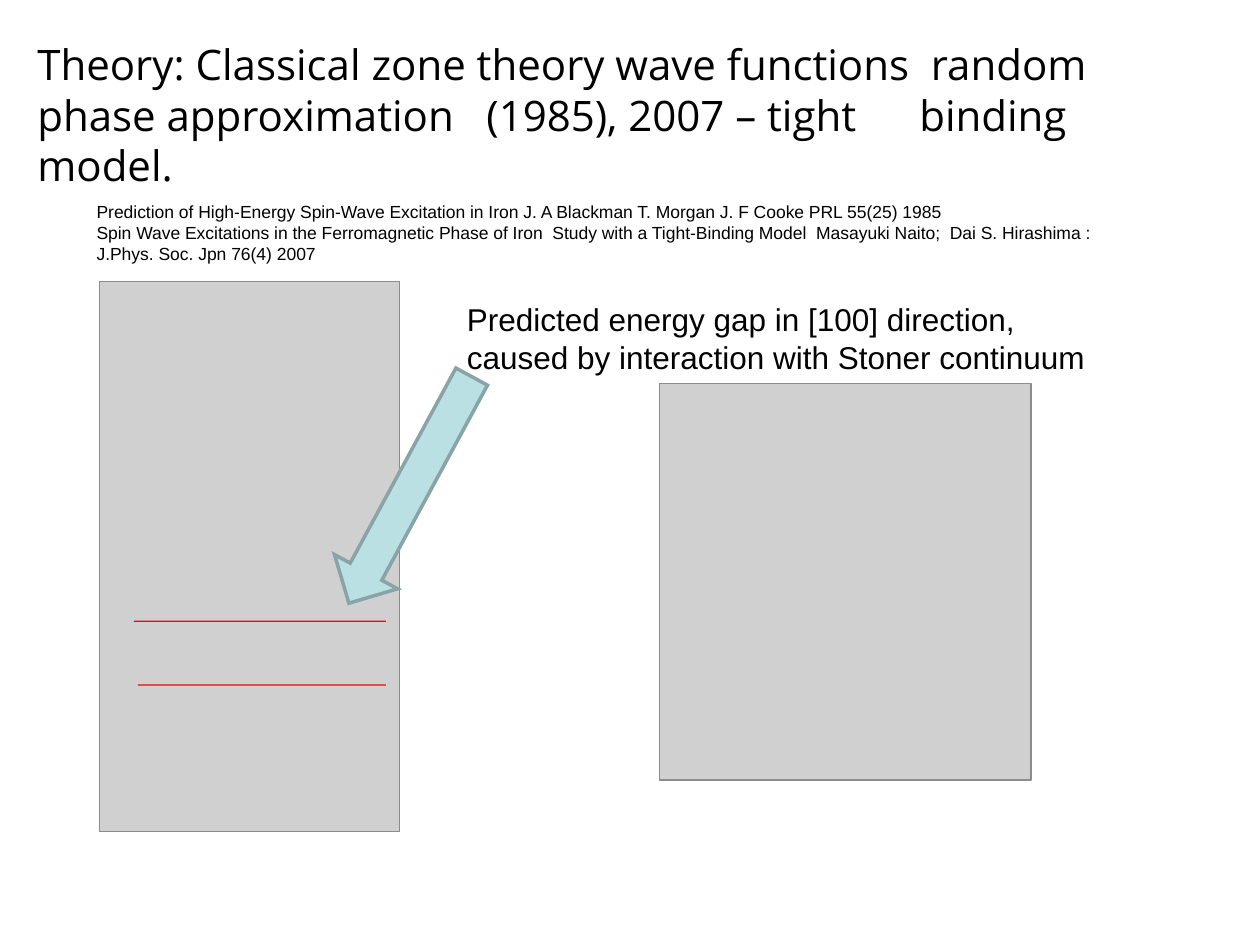
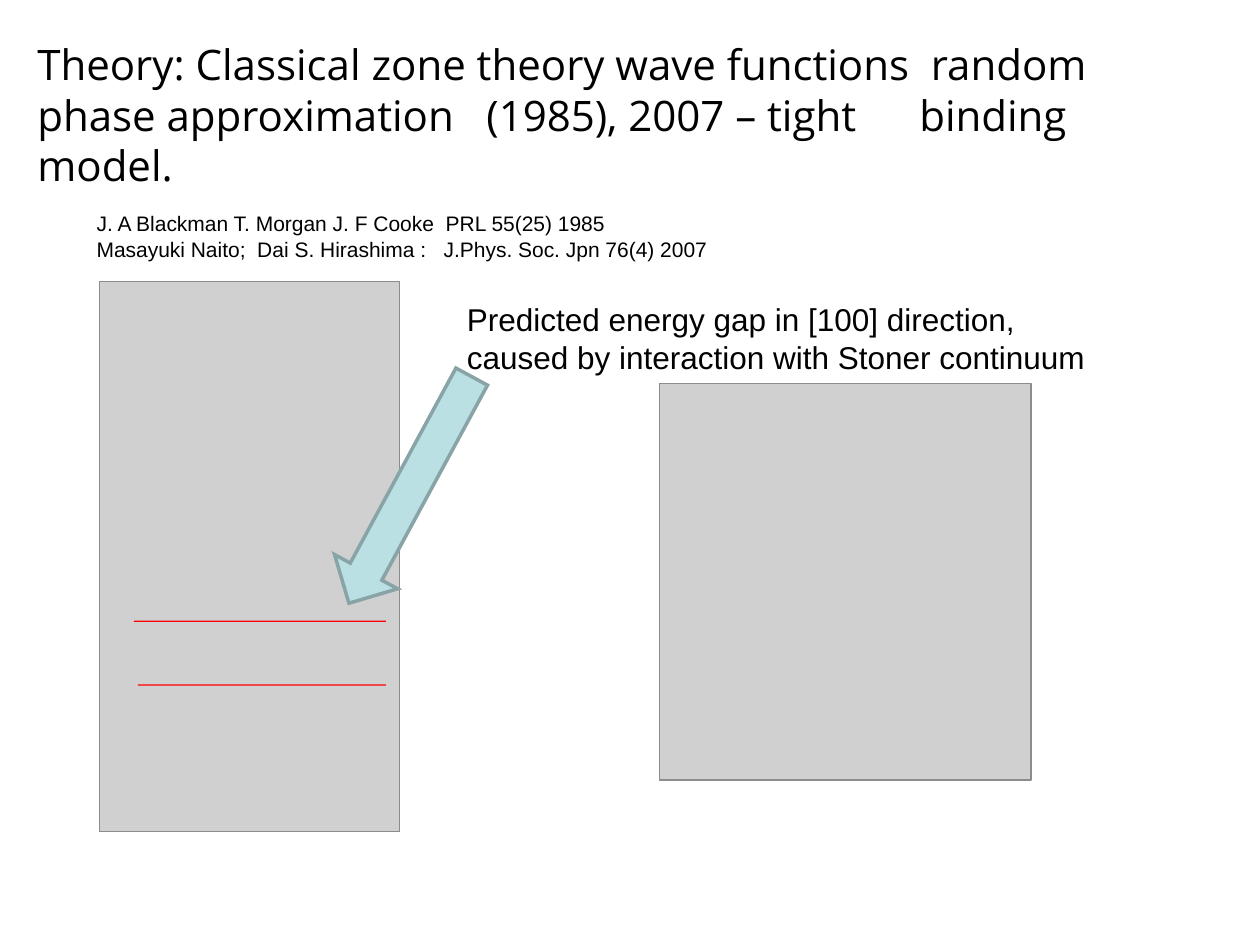
Before and after one commit to abuts/Fe, a slide deck: slide 4 of June2017/Icns2017/ICNS2017.ppt. Drawn at 1260x945 pixels with LibreOffice and Linux fonts; fonts in the diff are those of the drawing; grey boxes stand for pictures; background and template pictures are left out. Boxes give left, top, right and bottom in pixels: in the first picture for what was removed or moved away, otherwise in the second. Text is boxed around its words. In the diff, an @@ line names an element or a change of style, - is before the commit and + after.

```diff
--- a/June2017/Icns2017/ICNS2017.ppt
+++ b/June2017/Icns2017/ICNS2017.ppt
@@ text at bbox=[97, 215, 707, 261]: text changed; size 10 to 12 pt @@
-Prediction of High-Energy Spin-Wave Excitation in Iron J. A Blackman T. Morgan J. F Cooke PRL 55(25) 1985
-Spin Wave Excitations in the Ferromagnetic Phase of Iron Study with a Tight-Binding Model Masayuki Naito; Dai S. Hirashima :
-J.Phys. Soc. Jpn 76(4) 2007
+J. A Blackman T. Morgan J. F Cooke PRL 55(25) 1985
+Masayuki Naito; Dai S. Hirashima : J.Phys. Soc. Jpn 76(4) 2007
```
Also in this commit, not shown: 6 other slides changed, 5 slides added, 6 slides removed, 4 other files.
